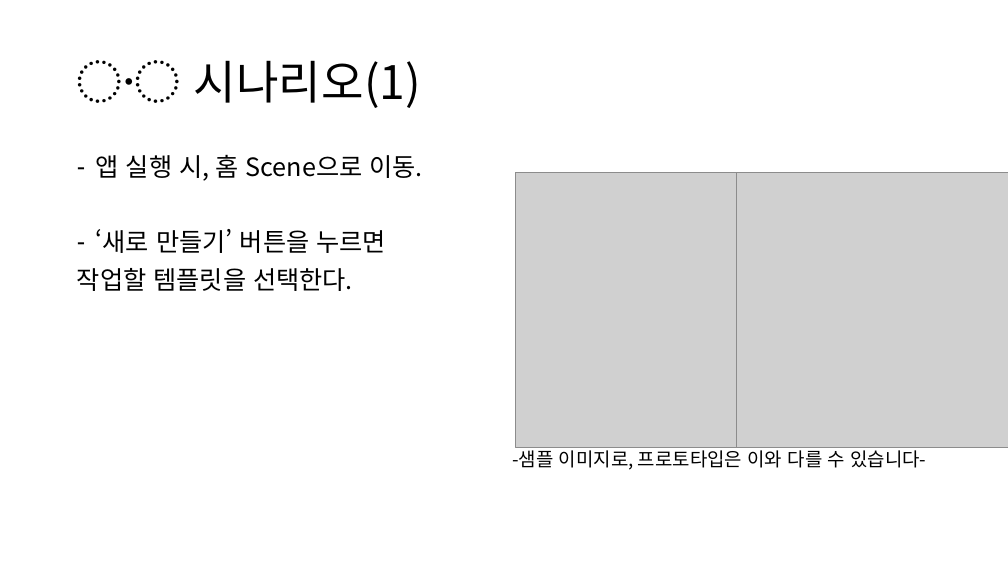
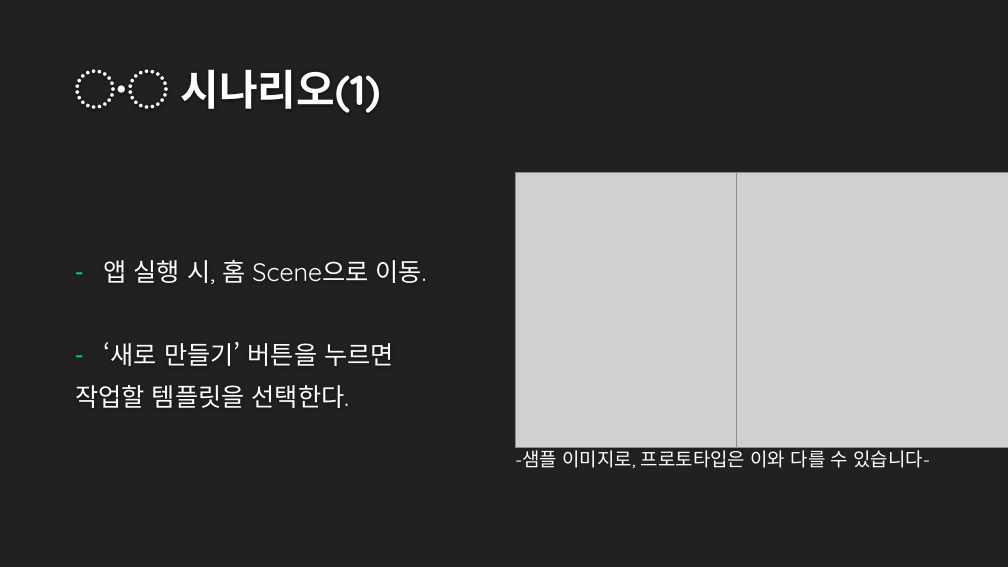
Before and after one commit to OSS-2021-team3/Drawing-Trade, a slide deck: slide 8 of OSS IDEA PROPOSAL.pptx (slide 7 before the commit). Drawn at 1008x567 pixels with LibreOffice and Linux fonts; fonts in the diff are those of the drawing; grey boxes stand for pictures; background and template pictures are left out. Boxes give left, top, right and bottom in pixels: in the first picture for what was removed or moved away, otherwise in the second. Text is boxed around its words. In the diff, an @@ line names an element or a change of style, - is before the commit and + after.

Commit message:
PPT 수정
-발표 ppt 디자인 수정
-관련 오픈소스 프로젝트 추가

```diff
--- a/OSS IDEA PROPOSAL.pptx
+++ b/OSS IDEA PROPOSAL.pptx
@@ background #FFFFFF to #212121 @@
@@ title "〮 시나리오(1)": place and size @@
-title "〮 시나리오(1)" at (77,60,421,108)
+title "〮 시나리오(1)" at (75,69,381,113)
@@ title "〮 시나리오(1)" at (75,69,381,113): size 44 to 40 pt, font Noto Sans CJK KR to Quicksand, text colour #000000 to #FEFEFE, bold on; line spacing 0.9 to 1; vertical alignment middle to bottom @@
@@ text "앱 실행 시, 홈 Scene으로 ...": place and size @@
-text "앱 실행 시, 홈 Scene으로 ..." at (77,154,422,291)
+text "앱 실행 시, 홈 Scene으로 ..." at (75,260,427,408)
@@ text "앱 실행 시, 홈 Scene으로 ..." at (75,260,427,408): font Noto Sans CJK KR to Quicksand, text colour #000000 to #FFFFFF; indent changed; line spacing 0.9 to 1; vertical alignment top to middle @@
@@ text "-샘플 이미지로, 프로토타입은 이와 다를 ..." at (515,446,930,468): font Noto Sans CJK KR to Quicksand, text colour #000000 to #FFFFFF @@
```
Also in this commit, not shown: 10 other slides changed, 1 slide added.
